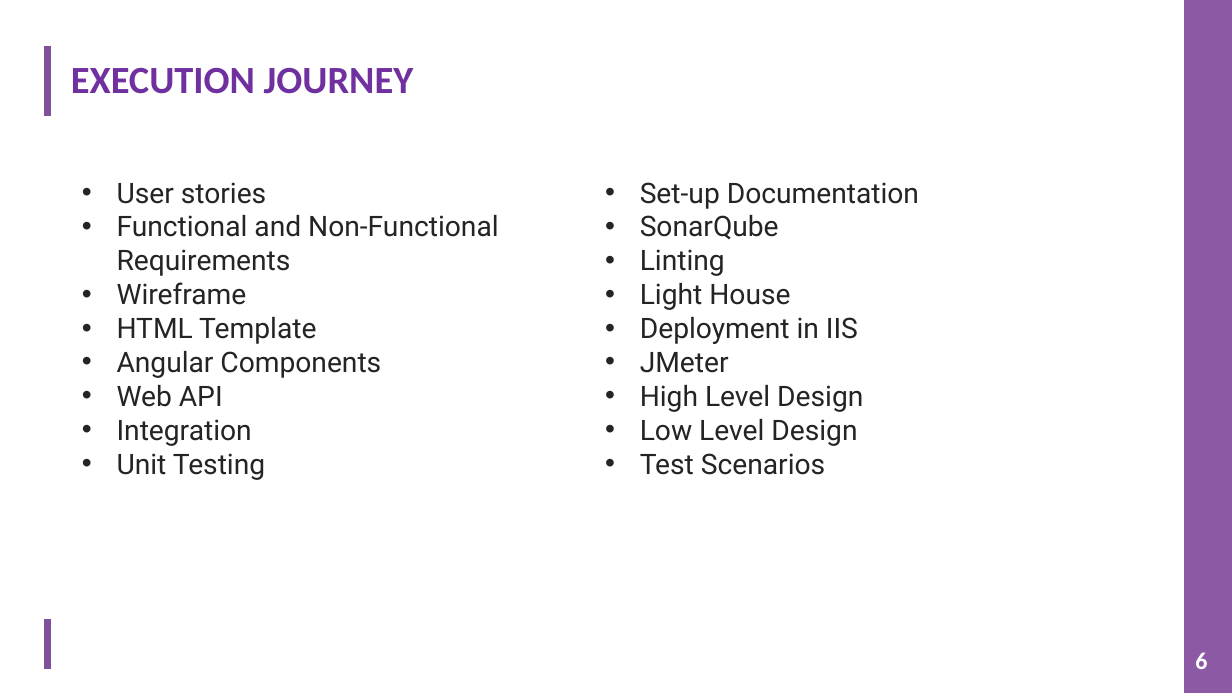
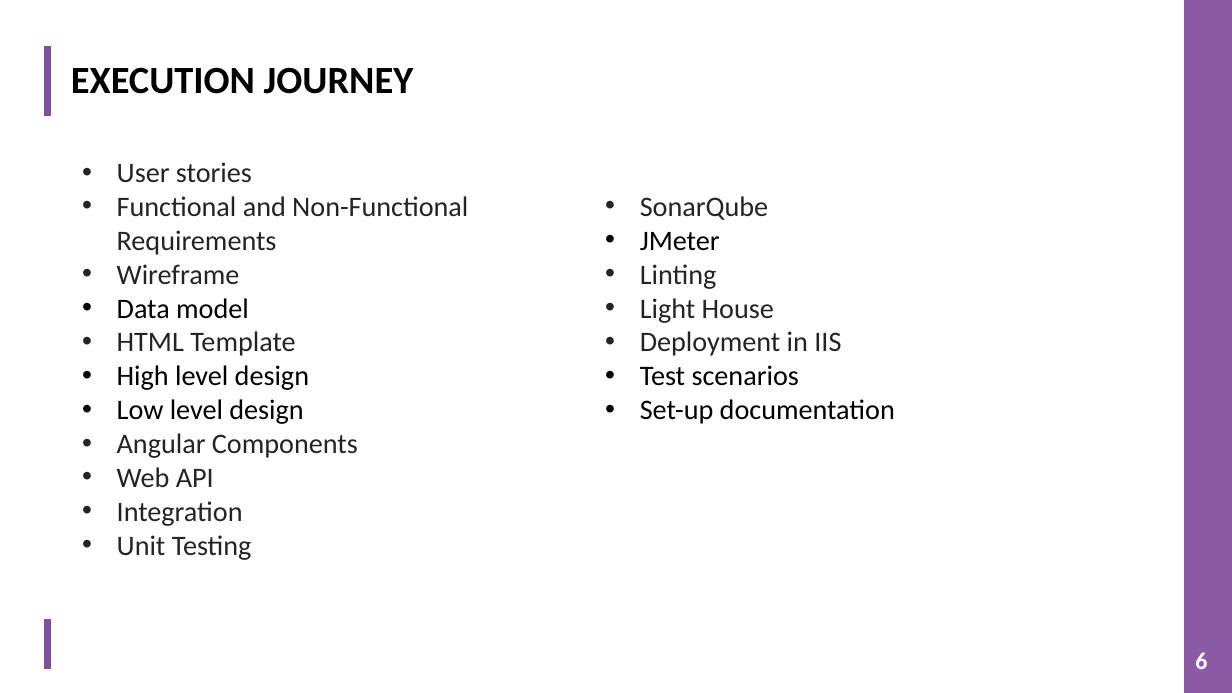
Before and after one commit to TeamAlpha01/Project, a slide deck: slide 6 of Demo PPT/IMS PPT.pptx. Drawn at 1232x693 pixels with LibreOffice and Linux fonts; fonts in the diff are those of the drawing; background and template pictures are left out. Boxes give left, top, right and bottom in pixels: in the first picture for what was removed or moved away, otherwise in the second. Text is boxed around its words. In the diff, an @@ line names an element or a change of style, - is before the commit and + after.

```diff
--- a/Demo PPT/IMS PPT.pptx
+++ b/Demo PPT/IMS PPT.pptx
@@ title "EXECUTION JOURNEY" at <box>71,67,414,94</box>: text colour #7030A0 to #000000 @@
@@ text "User stories": place and size @@
-text "User stories" at <box>117,182,919,480</box>
+text "User stories" at <box>117,162,895,560</box>
@@ text at <box>117,162,841,560</box>: font Roboto to Calibri in "User stories", "Functional and Non-Functional Requirements", "Wireframe", "HTML Template" and 8 more places @@
@@ text at <box>640,182,919,209</box>: paragraph removed @@
-• Set-up Documentation
@@ text at <box>640,232,720,251</box>: paragraph added @@
+• JMeter
@@ text at <box>117,298,249,319</box>: paragraph added @@
+• Data model
@@ text at <box>117,365,309,424</box>: paragraphs added @@
+• High level design
+• Low level design
@@ text at <box>640,365,895,424</box>: text changed; font Roboto to Calibri; text colour #242424 to #000000 @@
-• JMeter
-• High Level Design
-• Low Level Design
-• Test Scenarios
+• Test scenarios
+• Set-up documentation
```
Also in this commit, not shown: 8 other slides changed.
